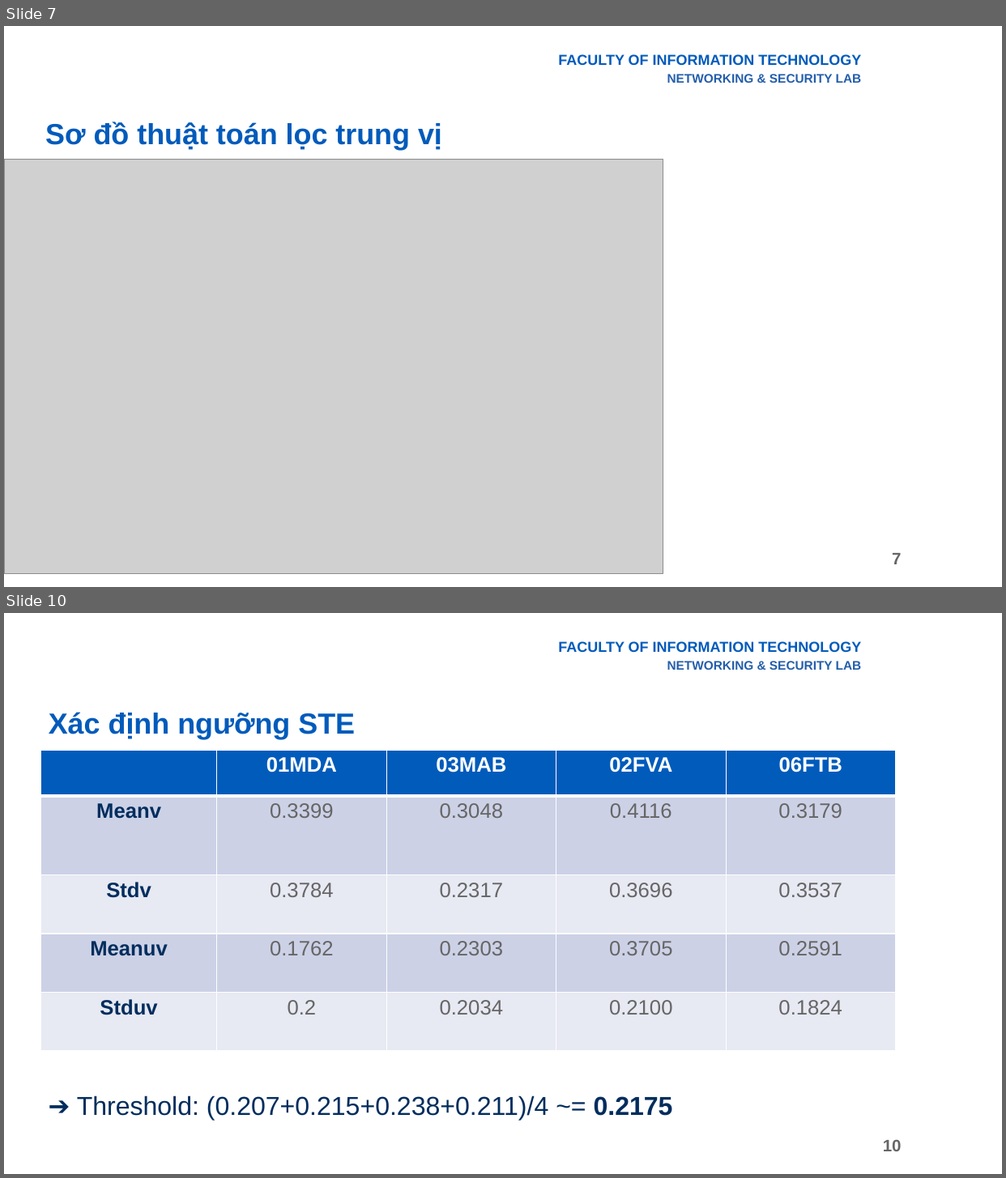
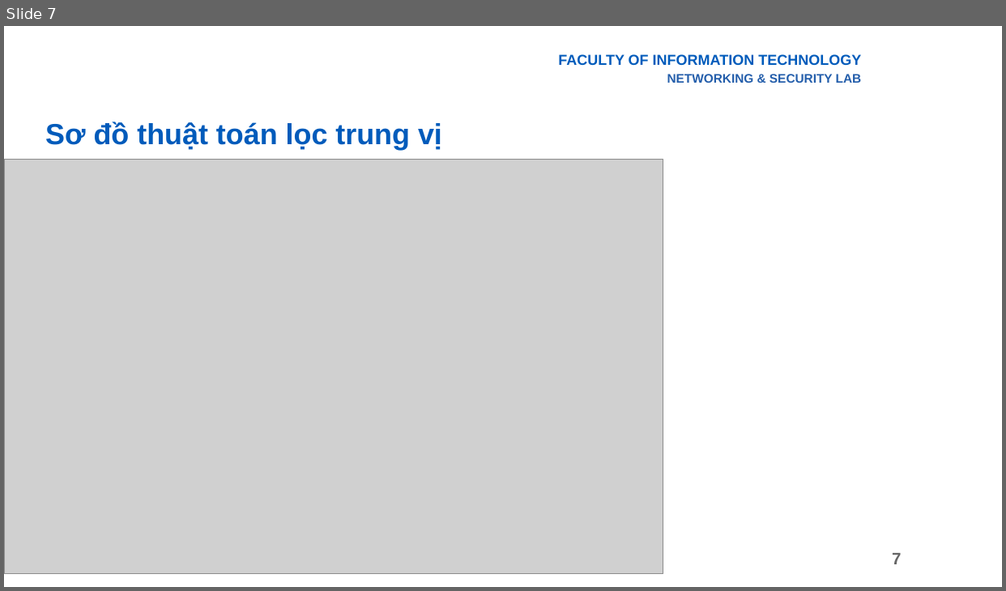
Before and after one commit to giabao2807/digital-signal-processing, a slide deck: TH1/Final.pptx. Shown one above the other, each under a label of ours: slides 7 and 10 before the commit, slide 7 after it; the slides between them are not shown. The pictures are 1006x1178 and 1006x591 pixels, drawn with LibreOffice and Linux fonts; fonts in the diff are those of the drawing; grey boxes stand for pictures; background and template pictures are left out. Boxes give left, top, right and bottom in pixels: in the first picture for what was removed or moved away, otherwise in the second. Text is boxed around its words. In the diff, an @@ line names an element or a change of style, - is before the commit and + after.

```diff
--- a/TH1/Final.pptx
+++ b/TH1/Final.pptx
@@ slide 10 removed at [4, 613, 1002, 1174], background picture (left out); not listed: 2 template elements that a slide beside it also shows @@
@@ title removed at [49, 712, 355, 739] @@
-Xác định ngưỡng STE
@@ table removed at [40, 750, 897, 1054], 5 rows, 5 columns @@
- | 01MDA | 03MAB | 02FVA | 06FTB
-Meanv | 0.3399 | 0.3048 | 0.4116 | 0.3179
-Stdv | 0.3784 | 0.2317 | 0.3696 | 0.3537
-Meanuv | 0.1762 | 0.2303 | 0.3705 | 0.2591
-Stduv | 0.2 | 0.2034 | 0.2100 | 0.1824
@@ text removed at [77, 1096, 673, 1120] @@
-➔ Threshold: (0.207+0.215+0.238+0.211)/4 ~= 0.2175
```
Also in this commit, not shown: 3 slides changed, 3 other slides removed, 6 other files.
